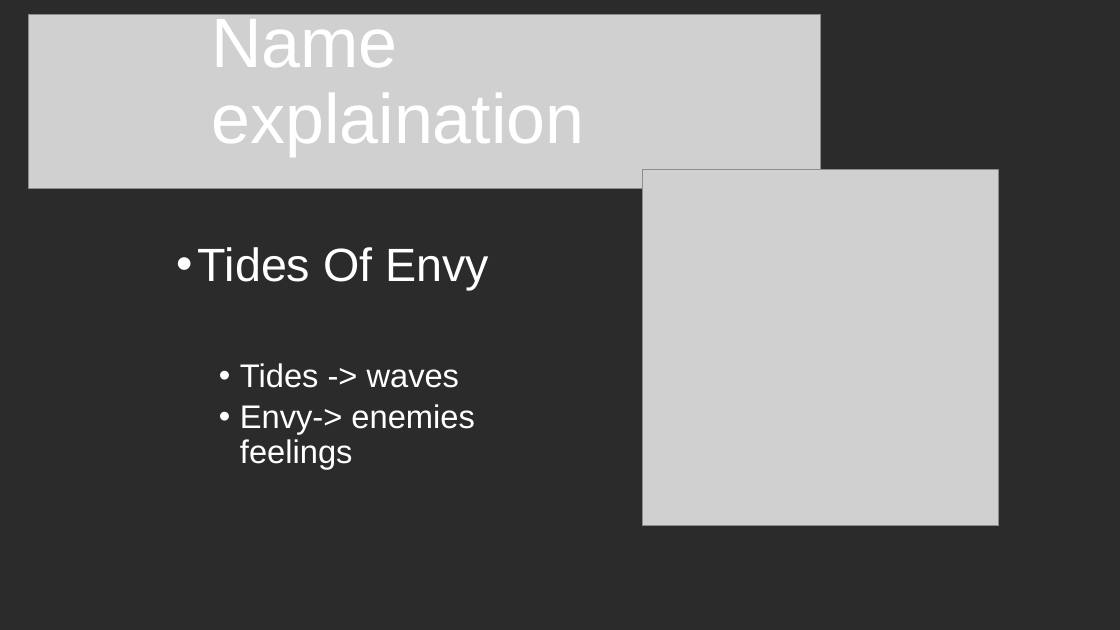
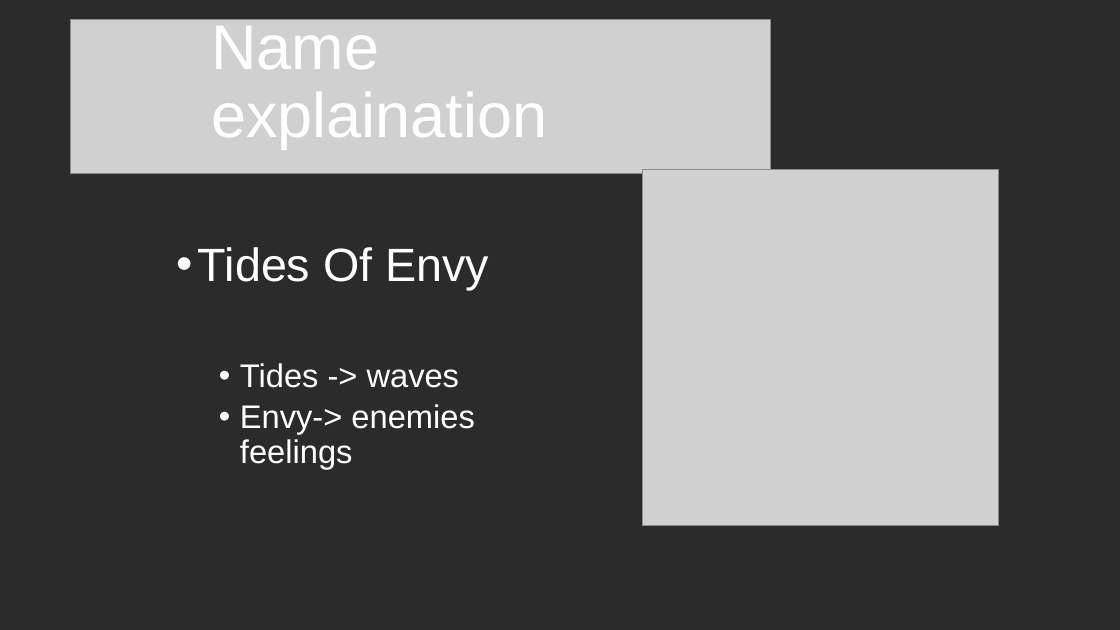
Before and after one commit to Mordsz/Vizsga, a slide deck: slide 4 of TidesOfEnvy.pptx (slide 5 before the commit). Drawn at 1120x630 pixels with LibreOffice and Linux fonts; fonts in the diff are those of the drawing; grey boxes stand for pictures; background and template pictures are left out; a plain dark background stands for a picture behind light text. Boxes give left, top, right and bottom in pixels: in the first picture for what was removed or moved away, otherwise in the second. Text is boxed around its words. In the diff, an @@ line names an element or a change of style, - is before the commit and + after.

```diff
--- a/TidesOfEnvy.pptx
+++ b/TidesOfEnvy.pptx
@@ picture: place and size @@
-picture at <box>29,15,821,188</box>
+picture at <box>71,20,771,173</box>
@@ title "Name explaination" at <box>211,19,547,148</box>: size 60 to 54 pt @@
```
Also in this commit, not shown: 11 other slides changed, 10 slides added, 10 slides removed.
